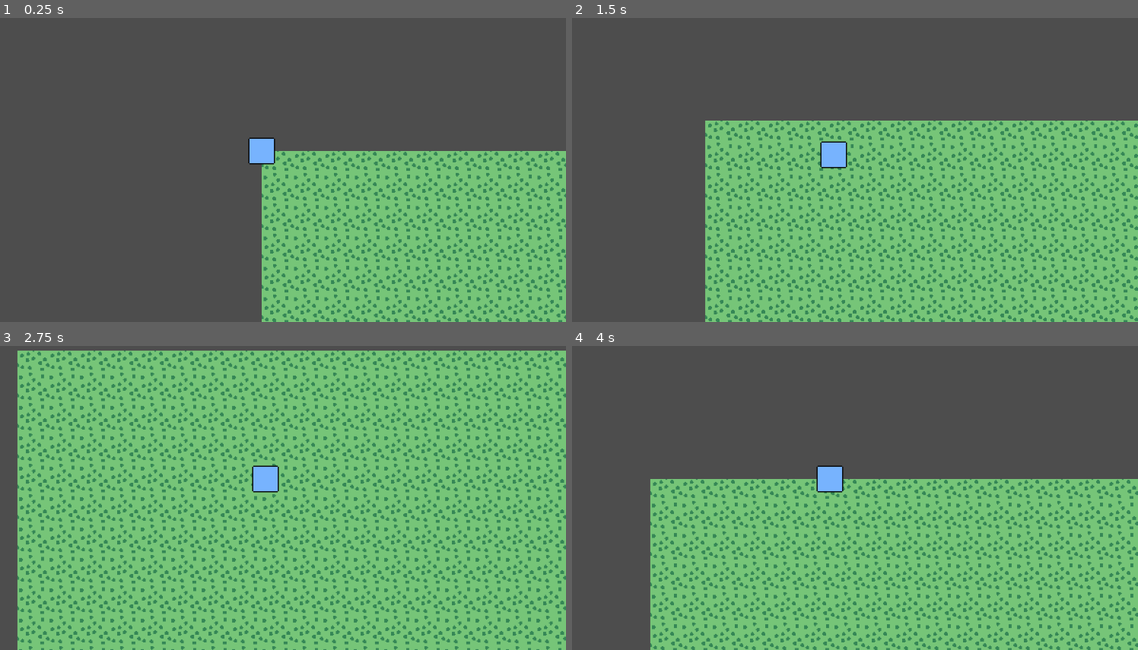
Above: before the commit, frames 1-4 (two rows, left to right).
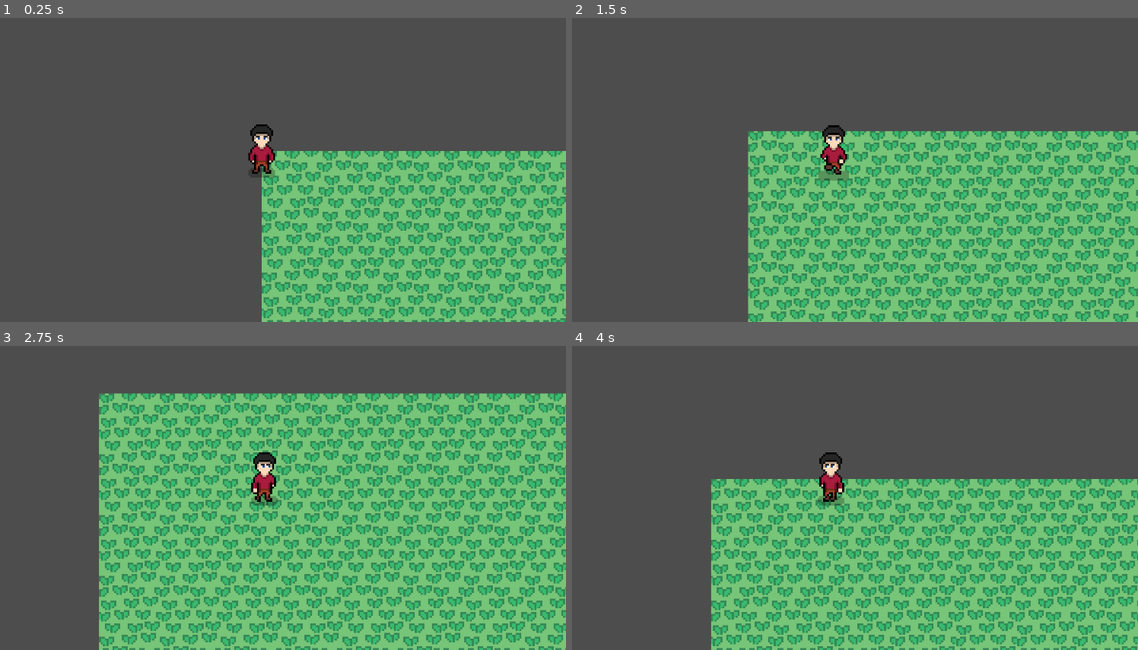
Above: after the commit, the same moments.

Repository: QuocKhangDA22TTD/rpg_game
Game: Godot game, scene res://scenes/demo.tscn
Two runs of this game, one before a commit and one after it. Both use one fixed random seed, a clock stepped at 60 frames per second and the inputs below.
Inputs:
- Up to frame 1 (0.25 s): no input
- Up to frame 2 (1.5 s): tap Enter at 0.5 s; hold D (move_right) 0.53-1.28 s; hold S (move_down) from 1.28 s (still down)
- Up to frame 3 (2.75 s): release S (move_down) at 2.03 s; hold D (move_right) from 2.03 s (still down)
- Up to frame 4 (4 s): release D (move_right) at 2.78 s; hold W (move_up) 2.78-3.53 s; hold A (move_left) from 3.53 s (still down)

The runs differ from the first frame. In frame 1, 17% of the frame differs, in the area x 43-100%, y 35-100%; in frame 2, 31%; in frame 3, 64%, in the area x 3-100%, y 1-100%; in frame 4, 30%.

Commit message:
Cập nhập file .gitignore, Thêm vào animation di chuyển cho player, cập nhập sprite tile mới, code chức năng animation cho player.

Diff:
--- a/scenes/player.tscn
+++ b/scenes/player.tscn
@@ -3,14 +3,153 @@
 [ext_resource type="Texture2D" uid="uid://duplrhxctrtde" path="res://assets/player.png" id="1_3vyb7"]
 [ext_resource type="Script" uid="uid://dvilgeii024ul" path="res://scripts/player.gd" id="1_g2els"]
 
+[sub_resource type="AtlasTexture" id="AtlasTexture_f1ej7"]
+atlas = ExtResource("1_3vyb7")
+region = Rect2(0, 0, 32, 32)
+
+[sub_resource type="AtlasTexture" id="AtlasTexture_oprun"]
+atlas = ExtResource("1_3vyb7")
+region = Rect2(32, 0, 32, 32)
+
+[sub_resource type="AtlasTexture" id="AtlasTexture_a8ls1"]
+atlas = ExtResource("1_3vyb7")
+region = Rect2(64, 0, 32, 32)
+
+[sub_resource type="AtlasTexture" id="AtlasTexture_g2els"]
+atlas = ExtResource("1_3vyb7")
+region = Rect2(0, 64, 32, 32)
+
+[sub_resource type="AtlasTexture" id="AtlasTexture_qhqgy"]
+atlas = ExtResource("1_3vyb7")
+region = Rect2(32, 64, 32, 32)
+
+[sub_resource type="AtlasTexture" id="AtlasTexture_dqkch"]
+atlas = ExtResource("1_3vyb7")
+region = Rect2(64, 64, 32, 32)
+
+[sub_resource type="AtlasTexture" id="AtlasTexture_qlg0r"]
+atlas = ExtResource("1_3vyb7")
+region = Rect2(96, 64, 32, 32)
+
+[sub_resource type="AtlasTexture" id="AtlasTexture_tuyoq"]
+atlas = ExtResource("1_3vyb7")
+region = Rect2(0, 32, 32, 32)
+
+[sub_resource type="AtlasTexture" id="AtlasTexture_fjrip"]
+atlas = ExtResource("1_3vyb7")
+region = Rect2(32, 32, 32, 32)
+
+[sub_resource type="AtlasTexture" id="AtlasTexture_smehm"]
+atlas = ExtResource("1_3vyb7")
+region = Rect2(64, 32, 32, 32)
+
+[sub_resource type="AtlasTexture" id="AtlasTexture_ur7pv"]
+atlas = ExtResource("1_3vyb7")
+region = Rect2(96, 32, 32, 32)
+
+[sub_resource type="AtlasTexture" id="AtlasTexture_y4r1p"]
+atlas = ExtResource("1_3vyb7")
+region = Rect2(0, 96, 32, 32)
+
+[sub_resource type="AtlasTexture" id="AtlasTexture_d2wvv"]
+atlas = ExtResource("1_3vyb7")
+region = Rect2(32, 96, 32, 32)
+
+[sub_resource type="AtlasTexture" id="AtlasTexture_3v2ag"]
+atlas = ExtResource("1_3vyb7")
+region = Rect2(64, 96, 32, 32)
+
+[sub_resource type="AtlasTexture" id="AtlasTexture_jej6c"]
+atlas = ExtResource("1_3vyb7")
+region = Rect2(96, 96, 32, 32)
+
+[sub_resource type="SpriteFrames" id="SpriteFrames_f1ej7"]
+animations = [{
+"frames": [{
+"duration": 1.0,
+"texture": SubResource("AtlasTexture_f1ej7")
+}],
+"loop": true,
+"name": &"idle_down",
+"speed": 6.0
+}, {
+"frames": [{
+"duration": 1.0,
+"texture": SubResource("AtlasTexture_oprun")
+}],
+"loop": true,
+"name": &"idle_side",
+"speed": 6.0
+}, {
+"frames": [{
+"duration": 1.0,
+"texture": SubResource("AtlasTexture_a8ls1")
+}],
+"loop": true,
+"name": &"idle_up",
+"speed": 6.0
+}, {
+"frames": [{
+"duration": 1.0,
+"texture": SubResource("AtlasTexture_g2els")
+}, {
+"duration": 1.0,
+"texture": SubResource("AtlasTexture_qhqgy")
+}, {
+"duration": 1.0,
+"texture": SubResource("AtlasTexture_dqkch")
+}, {
+"duration": 1.0,
+"texture": SubResource("AtlasTexture_qlg0r")
+}],
+"loop": true,
+"name": &"move_down",
+"speed": 6.0
+}, {
+"frames": [{
+"duration": 1.0,
+"texture": SubResource("AtlasTexture_tuyoq")
+}, {
+"duration": 1.0,
+"texture": SubResource("AtlasTexture_fjrip")
+}, {
+"duration": 1.0,
+"texture": SubResource("AtlasTexture_smehm")
+}, {
+"duration": 1.0,
+"texture": SubResource("AtlasTexture_ur7pv")
+}],
+"loop": true,
+"name": &"move_side",
+"speed": 6.0
+}, {
+"frames": [{
+"duration": 1.0,
+"texture": SubResource("AtlasTexture_y4r1p")
+}, {
+"duration": 1.0,
+"texture": SubResource("AtlasTexture_d2wvv")
+}, {
+"duration": 1.0,
+"texture": SubResource("AtlasTexture_3v2ag")
+}, {
+"duration": 1.0,
+"texture": SubResource("AtlasTexture_jej6c")
+}],
+"loop": true,
+"name": &"move_up",
+"speed": 6.0
+}]
+
 [node name="Player" type="CharacterBody2D" unique_id=955801447 node_paths=PackedStringArray("camera_2d")]
 script = ExtResource("1_g2els")
 camera_2d = NodePath("Camera2D")
 
-[node name="Sprite2D" type="Sprite2D" parent="." unique_id=1901544218]
-texture = ExtResource("1_3vyb7")
-
 [node name="Camera2D" type="Camera2D" parent="." unique_id=1986414232]
-zoom = Vector2(2, 2)
+zoom = Vector2(4, 4)
 position_smoothing_enabled = true
 position_smoothing_speed = 25.0
+
+[node name="AnimatedSprite2D" type="AnimatedSprite2D" parent="." unique_id=273111807]
+sprite_frames = SubResource("SpriteFrames_f1ej7")
+animation = &"idle_up"
--- a/scripts/player.gd
+++ b/scripts/player.gd
@@ -1,7 +1,11 @@
 extends CharacterBody2D
 
-@export var speed: float = 160.0
+@export var speed: float = 80.0
 @export var camera_2d: Camera2D
+
+@onready var sprite: AnimatedSprite2D = $AnimatedSprite2D
+
+var last_direction: String = "down"
 
 func _physics_process(delta: float) -> void:
 	var input_vec = Vector2(
@@ -12,5 +16,27 @@
 	velocity = input_vec * speed
 	move_and_slide()
 
+	if input_vec != Vector2.ZERO:
+		# ƯU TIÊN DI CHUYỂN NGANG
+		if input_vec.x != 0:
+			sprite.play("move_side")
+			sprite.flip_h = input_vec.x < 0
+			last_direction = "side"
+		else:
+			if input_vec.y > 0:
+				sprite.play("move_down")
+				last_direction = "down"
+			else:
+				sprite.play("move_up")
+				last_direction = "up"
+	else:
+		# Idle theo hướng cuối
+		if last_direction == "side":
+			sprite.play("idle_side")
+		elif last_direction == "up":
+			sprite.play("idle_up")
+		else:
+			sprite.play("idle_down")
+
 	global_position = global_position.round()
 	camera_2d.global_position = global_position
Binary file changed: assets/player.png
Binary file changed: assets/tile.png
Not shown, changed: .gitignore
Not shown, added: assets/player.png~
Not shown, added: assets/tile.png~
